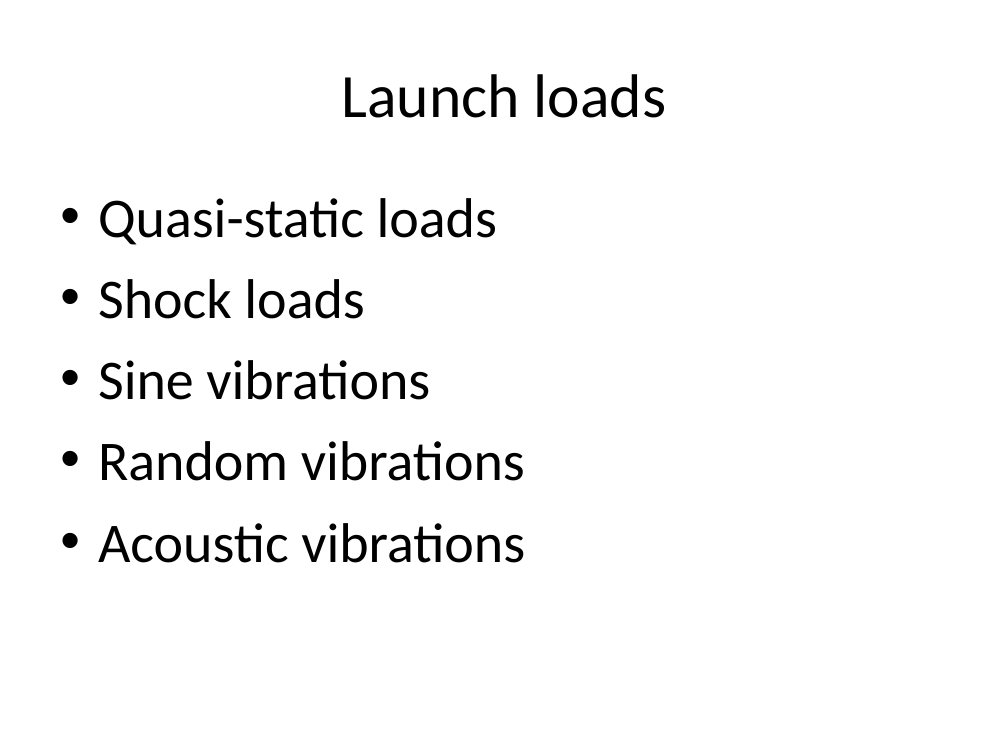
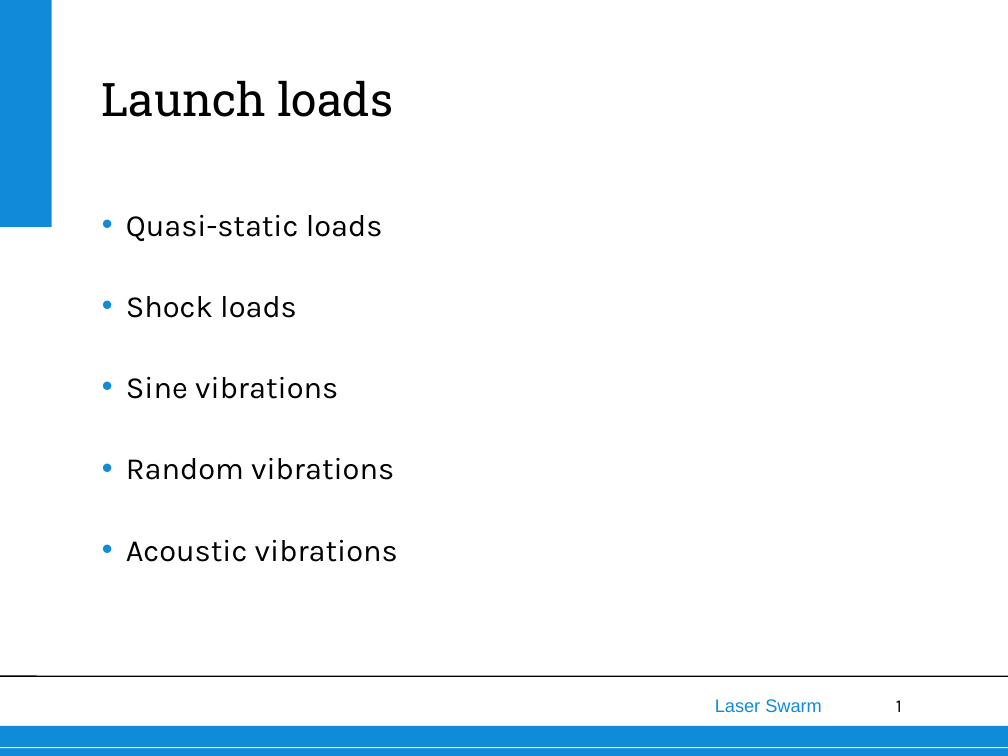
Before and after one commit to thewisenerd/laser-swarm, a slide deck: slide 1 of finalPresentation/subsections/Launch loads.ppt. Drawn at 1008x756 pixels with LibreOffice and Linux fonts; fonts in the diff are those of the drawing; background and template pictures are left out. Boxes give left, top, right and bottom in pixels: in the first picture for what was removed or moved away, otherwise in the second. Text is boxed around its words. In the diff, an @@ line names an element or a change of style, - is before the commit and + after.

Commit message:
Added Launch loads

```diff
--- a/finalPresentation/subsections/Launch loads.ppt
+++ b/finalPresentation/subsections/Launch loads.ppt
@@ rectangle added at bbox=[0, 0, 51, 227], fill #108BD9 @@
@@ text "Launch loads": place and size @@
-text "Launch loads" at bbox=[341, 74, 666, 118]
+text "Launch loads" at bbox=[101, 80, 394, 117]
@@ text "Launch loads" at bbox=[101, 80, 394, 117]: size 44 to 33 pt, font Calibri to Roboto Slab; alignment centre to left; indent changed; vertical alignment middle to bottom @@
@@ text "Quasi-static loads": place and size @@
-text "Quasi-static loads" at bbox=[98, 198, 525, 563]
+text "Quasi-static loads" at bbox=[126, 215, 398, 562]
@@ text "Quasi-static loads" at bbox=[126, 215, 398, 562]: size 40 to 22 pt, font Calibri to Karla; indent changed; line spacing 1 to 1.1; less space between paragraphs; bullet colour #000000 to #108BD9 @@
@@ line added from (0, 676) to (1008, 676), #000000 0.99 pt @@
@@ text added at bbox=[715, 699, 822, 712], 13 pt, text #108BD9 @@
+Laser Swarm
@@ page number added at bbox=[896, 700, 902, 712], 13 pt, text #000000 @@
+1
@@ rectangle added at bbox=[0, 726, 1008, 756], fill #108BD9 @@
@@ line added from (0, 748) to (1008, 748), #FFFFFF 0.74 pt @@
```
Also in this commit, not shown: 7 other slides changed, 1 other file.
